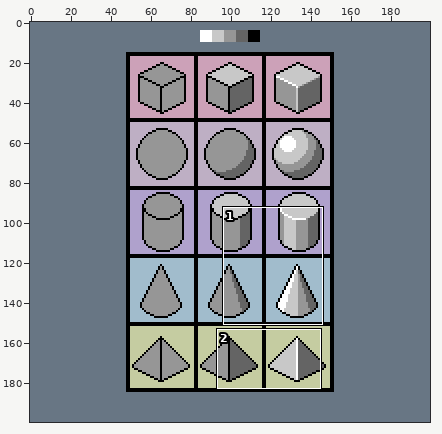
Pixel-art file: Section 2 - Shading and lighting/3d-objects.ase. Above: a wide view before the commit, with the close-up outlined.
Close-up. Before:
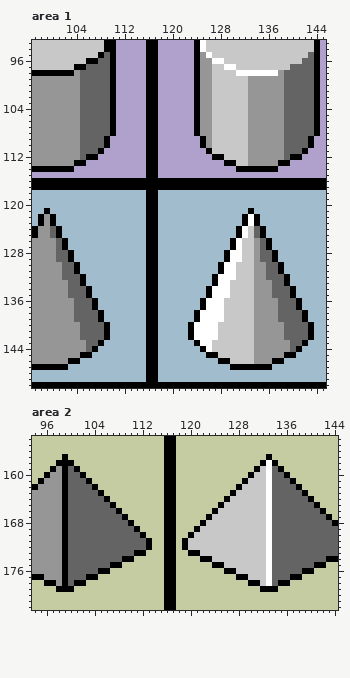
200x200 pixels, 1 frame. Shown: area 1: x 97..145, y 93..150; area 2: x 94..144, y 154..182. The commit also changed other parts of the picture, which this record leaves out.
Now the later version:
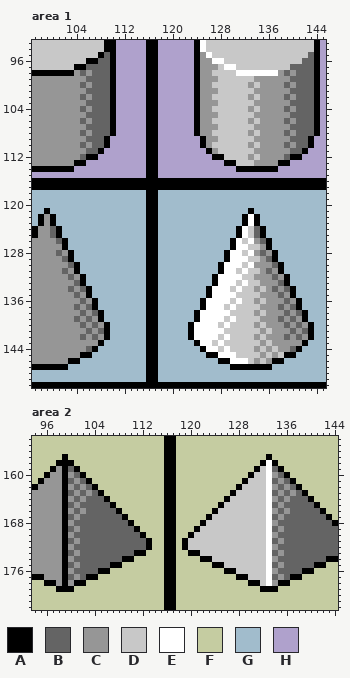
Palette (. is transparent): A #000000  B #646464  C #969696  D #c8c8c8  E #ffffff  F #c5cca1  G #a1bccc  H #afa1cc
Change:
layer "Layer 2" added
Changed rows in their new state; - is an unchanged pixel.
Area 1, layer "Layer 2":
first column x 105:
 97 ----------------------C-------------
 98 -C---------------------------------C
 99 C---------------------C-----D-----C-
100 -C---------------------------D-----C
101 C---------------------C-----D-----C-
102 -C---------------------------D-----C
103 C---------------------C-----D-----C-
104 -C---------------------------D-----C
105 C---------------------C-----D-----C-
106 -C---------------------------D-----C
107 C---------------------C-----D-----C-
108 -C---------------------------D-----C
109 C---------------------C-----D-----C-
110 -C---------------------------D-----C
111 C---------------------C-----D-----C-
112 -----------------------------D------
113 ----------------------------D-------
first column x 101:
126 --------------------------------E---------
127 C------------------------------E-DC-------
128 -C------------------------------E--C------
129 C------------------------------E-DC-------
130 -C----------------------------E-E--C------
131 --C----------------------------E-D--C-----
132 -C-C--------------------------E----C-C----
133 --C--------------------------E-E-D--C-----
134 ---C--------------------------E---D--C----
135 --C-C------------------------E---D--C-C---
136 ---C-C----------------------E-E---D--C-C--
137 ----C------------------------E---D----C---
138 ---C-C----------------------E-----D--C-C--
139 ----C-C----------------------E---D----C-C-
140 -----C-C--------------------E-----D----C-C
141 ----C-C--------------------E-----D-D--C-C-
142 -----C-C--------------------E-----D----C-C
143 -----CC--------------------E-----D-D---CC-
144 --------------------------E-E-----D-D-----
145 ---------------------------EEE---D-D-D----
146 -----------------------------EEE--D-------
Area 2, layer "Layer 2":
first column x 100:
160 C---------------------------------C---
161 -C---------------------------------C--
162 C-C-------------------------------C-C-
163 -C-C-------------------------------C-C
164 C-C-------------------------------C-C-
165 -C---------------------------------C--
166 C-C-------------------------------C-C-
167 -C---------------------------------C--
168 C---------------------------------C---
169 -C---------------------------------C--
170 C---------------------------------C---
171 -C---------------------------------C--
172 C---------------------------------C---
173 -C---------------------------------C--
174 C---------------------------------C---
175 -C---------------------------------C--
176 C---------------------------------C---
177 -C---------------------------------C--
178 C---------------------------------C---
